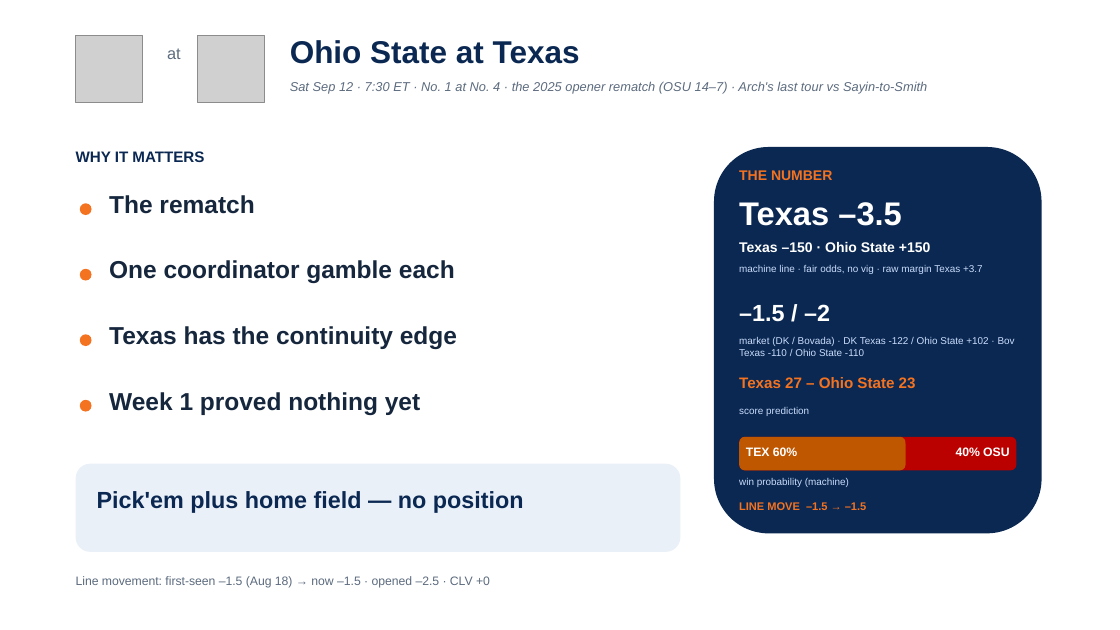
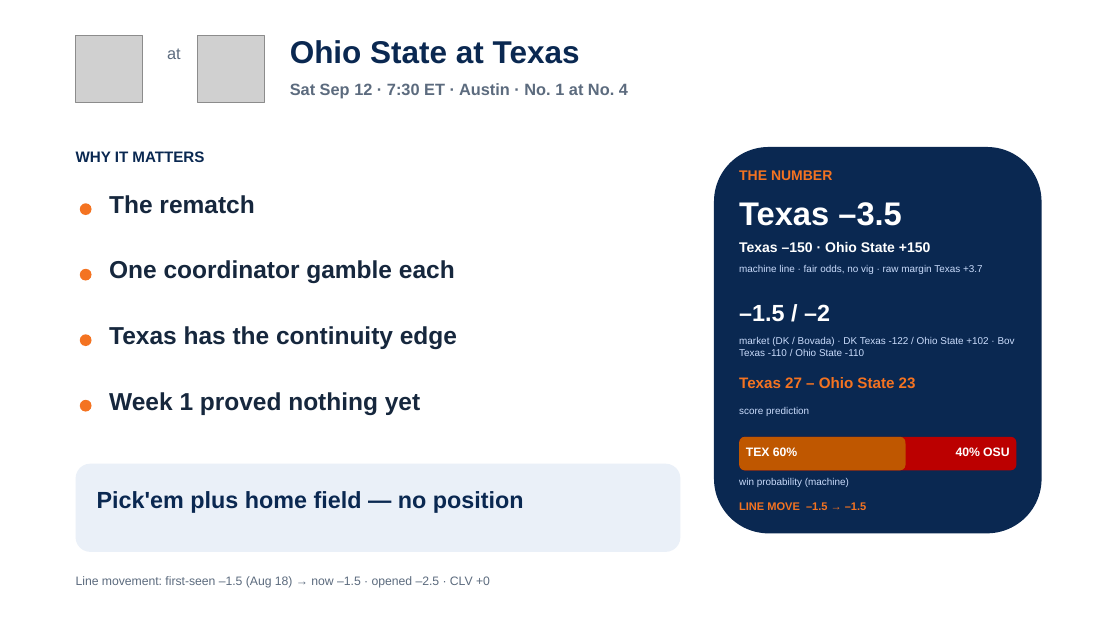
Before and after one commit to lucasalvarezflorida-lab/ncaa-fbs-analytics, a slide deck: slide 18 of decks/2026_Week2_Episode3.pptx. Drawn at 1120x630 pixels with LibreOffice and Linux fonts; fonts in the diff are those of the drawing; grey boxes stand for pictures. Boxes give left, top, right and bottom in pixels: in the first picture for what was removed or moved away, otherwise in the second. Text is boxed around its words. In the diff, an @@ line names an element or a change of style, - is before the commit and + after.

```diff
--- a/decks/2026_Week2_Episode3.pptx
+++ b/decks/2026_Week2_Episode3.pptx
@@ text at (290, 83, 628, 99): text changed; size 11 to 14 pt; bold on; italic off @@
-Sat Sep 12 · 7:30 ET · No. 1 at No. 4 · the 2025 opener rematch (OSU 14–7) · Arch's last tour vs Sayin-to-Smith
+Sat Sep 12 · 7:30 ET · Austin · No. 1 at No. 4
```
Also in this commit, not shown: 4 other slides changed, 1 other file.
